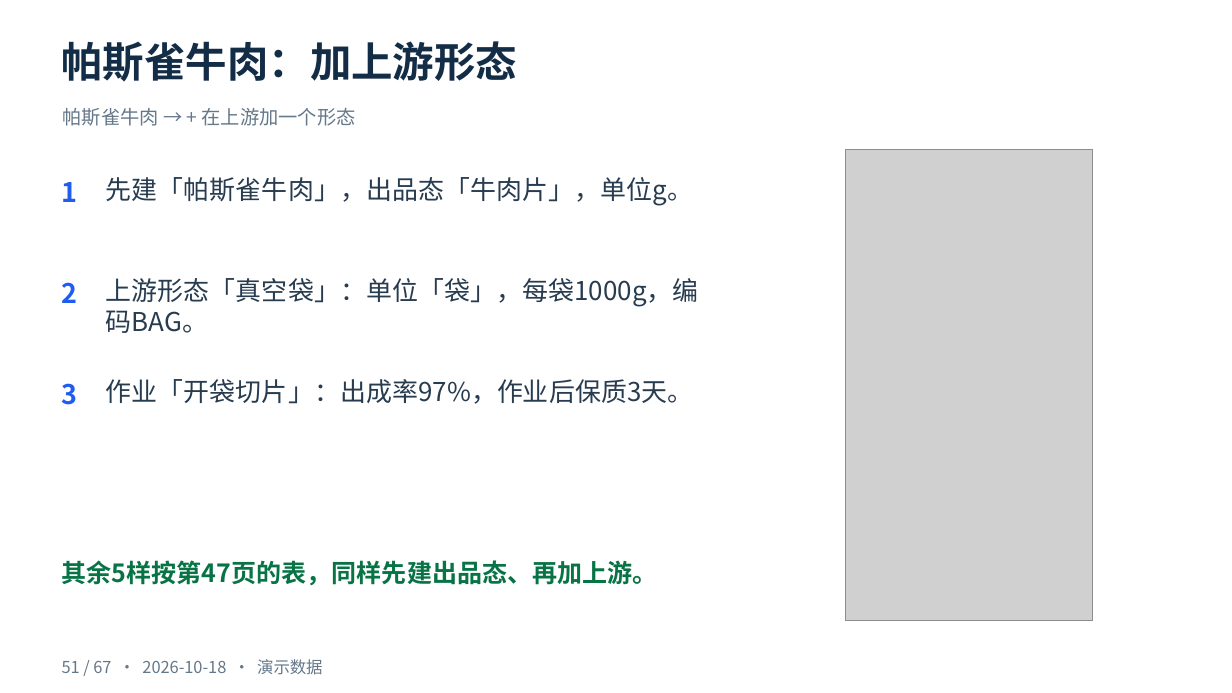
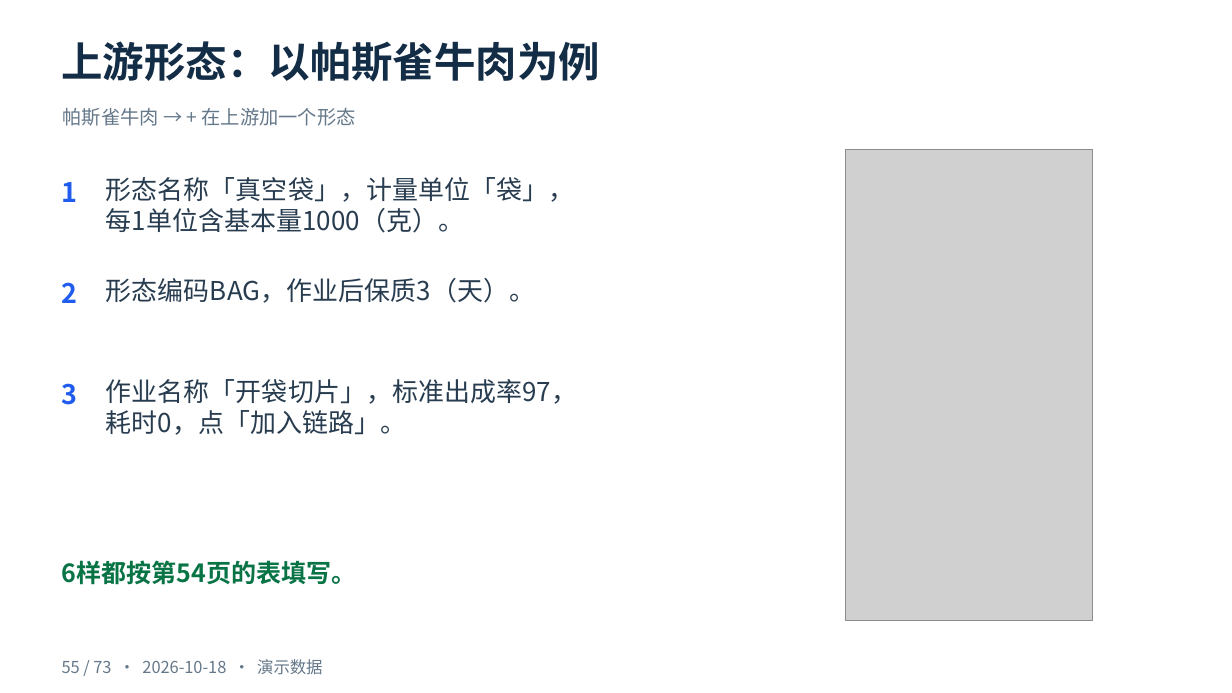
Before and after one commit to cangjie/snowmeet_ai_doc, a slide deck: slide 55 of docs/fnb/training/食材管理-v4-从零上手到出餐扣减-2026-10-18.pptx (slide 51 before the commit). Drawn at 1232x693 pixels with LibreOffice and Linux fonts; fonts in the diff are those of the drawing; grey boxes stand for pictures. Boxes give left, top, right and bottom in pixels: in the first picture for what was removed or moved away, otherwise in the second. Text is boxed around its words. In the diff, an @@ line names an element or a change of style, - is before the commit and + after.

```diff
--- a/docs/fnb/training/食材管理-v4-从零上手到出餐扣减-2026-10-18.pptx
+++ b/docs/fnb/training/食材管理-v4-从零上手到出餐扣减-2026-10-18.pptx
@@ text at box(62, 41, 601, 82): text changed @@
-帕斯雀牛肉：加上游形态
+上游形态：以帕斯雀牛肉为例
@@ text at box(106, 177, 574, 233): text changed @@
-先建「帕斯雀牛肉」，出品态「牛肉片」，单位g。
+形态名称「真空袋」，计量单位「袋」，
+每1单位含基本量1000（克）。
@@ text at box(106, 278, 535, 303): text changed @@
-上游形态「真空袋」：单位「袋」，每袋1000g，编码BAG。
+形态编码BAG，作业后保质3（天）。
@@ text at box(106, 379, 577, 435): text changed @@
-作业「开袋切片」：出成率97%，作业后保质3天。
+作业名称「开袋切片」，标准出成率97，
+耗时0，点「加入链路」。
@@ text at box(62, 560, 357, 585): text changed @@
-其余5样按第47页的表，同样先建出品态、再加上游。
+6样都按第54页的表填写。
@@ text at box(62, 659, 322, 675): text changed @@
-51 / 67 · 2026-10-18 · 演示数据
+55 / 73 · 2026-10-18 · 演示数据
```
Also in this commit, not shown: 66 other slides changed, 6 slides added, 3 other files.
